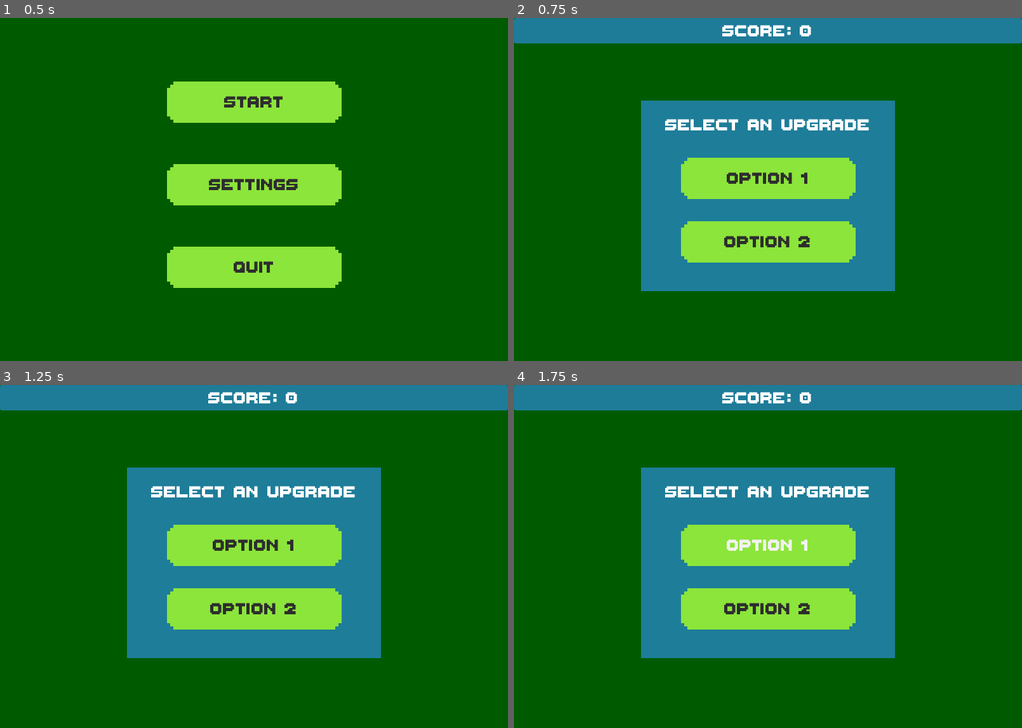
Above: before the commit, frames 1-4 (two rows, left to right).
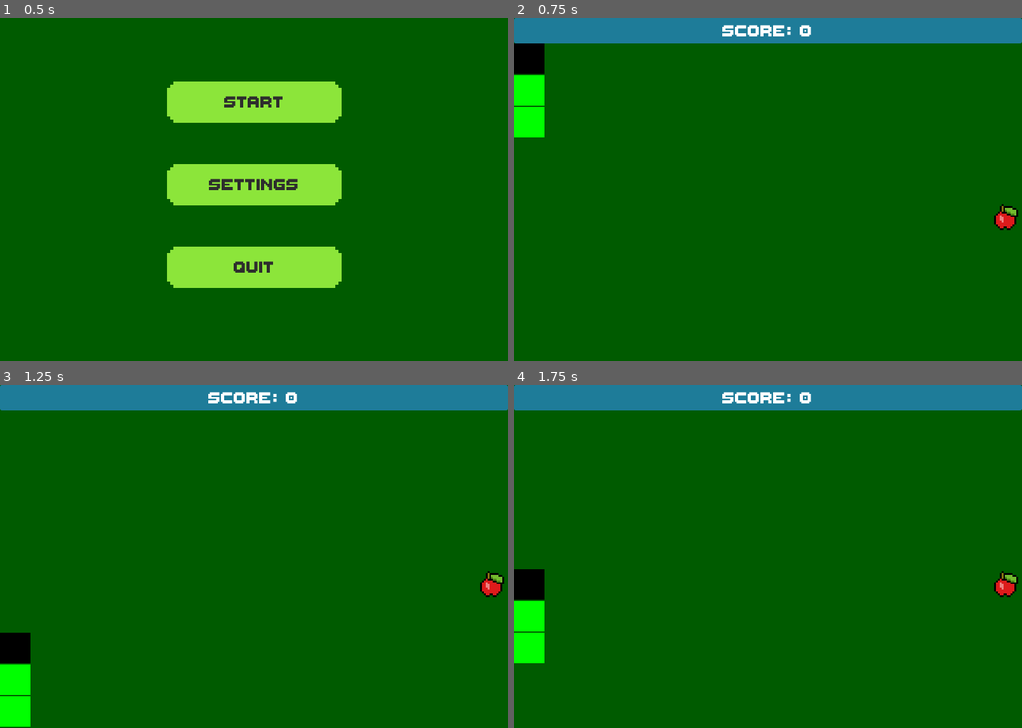
Above: after the commit, the same moments.

Repository: WyattHapper/MACS-Hackathon-2026
Game: Godot game, scene res://MainMenu/main_menu.tscn
Two runs of this game, one before a commit and one after it. Both use one fixed random seed, a clock stepped at 60 frames per second and the inputs below.
Inputs (mouse positions are in pixels of both pictures, inside the frame that each line leads up to):
- Up to frame 1 (0.5 s): no input
- Up to frame 2 (0.75 s): click "Start" at 0.5 s
- Up to frame 3 (1.25 s): no input
- Up to frame 4 (1.75 s): click (768, 546) at 1.25 s, where only the run before the commit has a clickable "Option 1"

Frame 1 is identical in both runs. In frame 2, 30% of the frame differs, in the area x 0-100%, y 7-80%; in frame 3, 30%; in frame 4, 30%.
Error before the commit: Parse Error: Function "add_apple()" not found in base self. (res://Game/game.gd:95)

Commit message:
Fixed merge lol

Diff:
--- a/hackathon-2026/Game/game.gd
+++ b/hackathon-2026/Game/game.gd
@@ -92,13 +92,11 @@
 func _on_apple_eaten_regular():
 	score += 1
 	$UI.get_node("Score").text = "Score: " + str(score)
-	add_apple()
-	snake.ate_apple()
-	snake.reverse_snake()
 	add_regular_apple()
 	if randf() < 0.25:
 		add_poison_apple()
 	snake.ate_regular_apple()
+	snake.reverse_snake()
 
 func _on_apple_eaten_poison():
 	score -= 1
Not shown, added: hackathon-2026/Game/game.tscn4788644436.tmp
Not shown, added: hackathon-2026/Game/game.tscn4801901460.tmp
